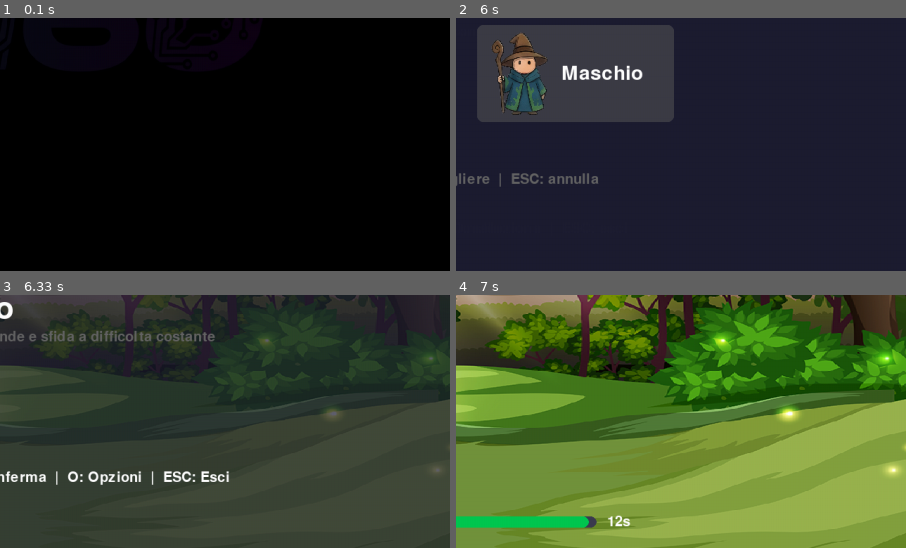
Above: before the commit, frames 1-4 (two rows, left to right).
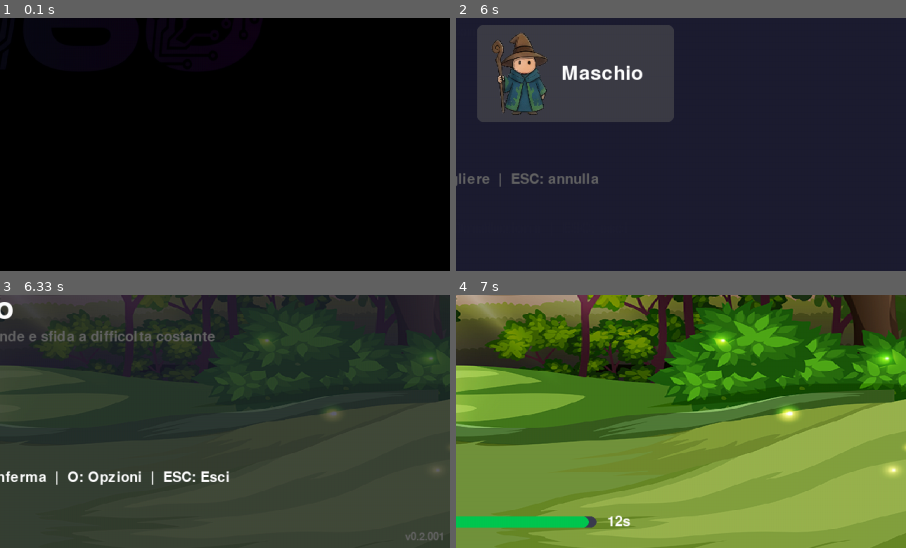
Above: after the commit, the same moments.

Repository: thefactor82/math-wizard
Game: pygame game, started from math-wizard.py
The game is run twice, just before and just after one commit, with the same random seed, the same clock (stepped at 60 frames per second) and the same inputs.
Inputs (mouse positions are % of the whole screen's width and height, from its top left):
- Up to frame 1 (0.1 s): no input
- Up to frame 2 (6 s): tap Enter at 0.33, 5.2, 5.67 s; click (46, 54) at 0.72 s; type "an" at 4.87 s; type "n" at 5.07 s; type "a" at 5.53 s
- Up to frame 3 (6.33 s): click "Maschio" at 6.25 s
- Up to frame 4 (7 s): type "r" at 6.53 s; tap Enter at 6.67 s
The pictures show only the part of the screen within x 50-100%, y 50-100%; the shares and areas given below are measured in that part.

Frames 1-2 are identical in both runs. In frame 3, 0.1% of the frame differs, in the area x 90-99%, y 93-97%; in frame 4, nothing differs.

Commit message:
Versione 0.2.001: font uniformato nella schermata config, CONFERMA spostato in alto, mostro con fade-out alla risposta corretta, fulmine dalla cima del bastone

Diff:
--- a/math-wizard.py
+++ b/math-wizard.py
@@ -131,6 +131,8 @@
         self.config_differenza_positiva = True
         self.config_timeout = TEMPO_LIMITE_DEFAULT
         self.config_genere = "F"
+
+        self.version = "0.2.001"
 
         self.profili = []
         self.profilo_corrente = ""
@@ -1153,6 +1155,10 @@
         rect = info.get_rect(center=(SCREEN_WIDTH // 2, 620))
         self.screen.blit(info, rect)
 
+        version_surf = self.font_tiny.render(f"v{self.version}", True, GRAY)
+        rect = version_surf.get_rect(bottomright=(SCREEN_WIDTH - 8, SCREEN_HEIGHT - 8))
+        self.screen.blit(version_surf, rect)
+
     def disegna_opzioni(self):
         overlay = pygame.Surface((SCREEN_WIDTH, SCREEN_HEIGHT))
         overlay.set_alpha(200)
